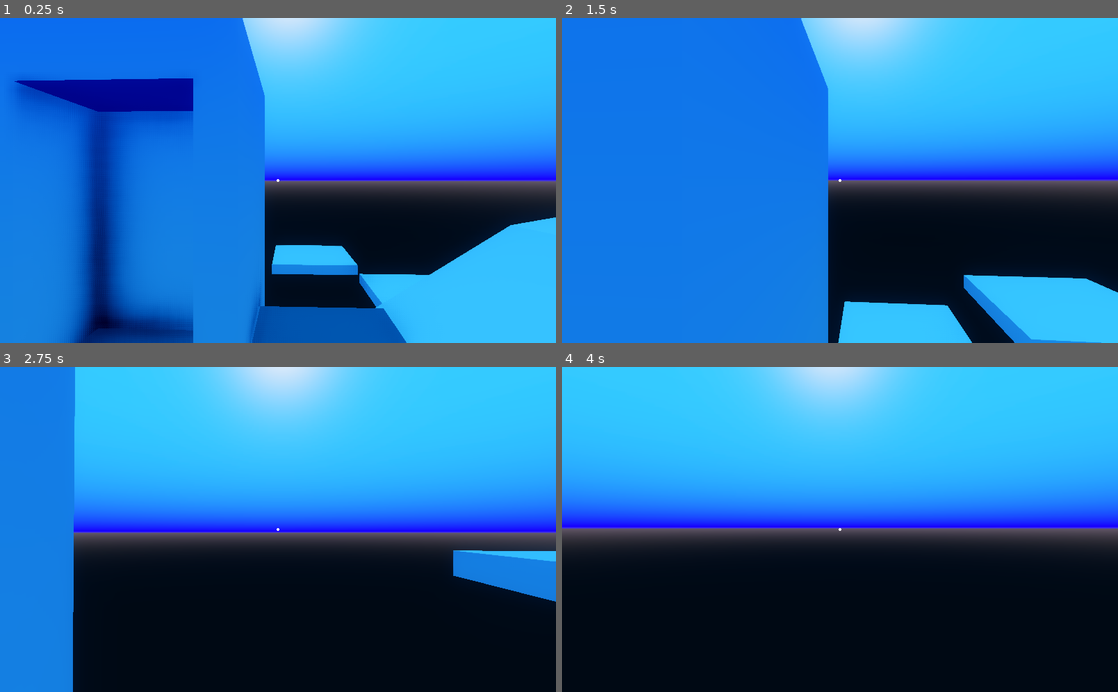
Above: before the commit, frames 1-4 (two rows, left to right).
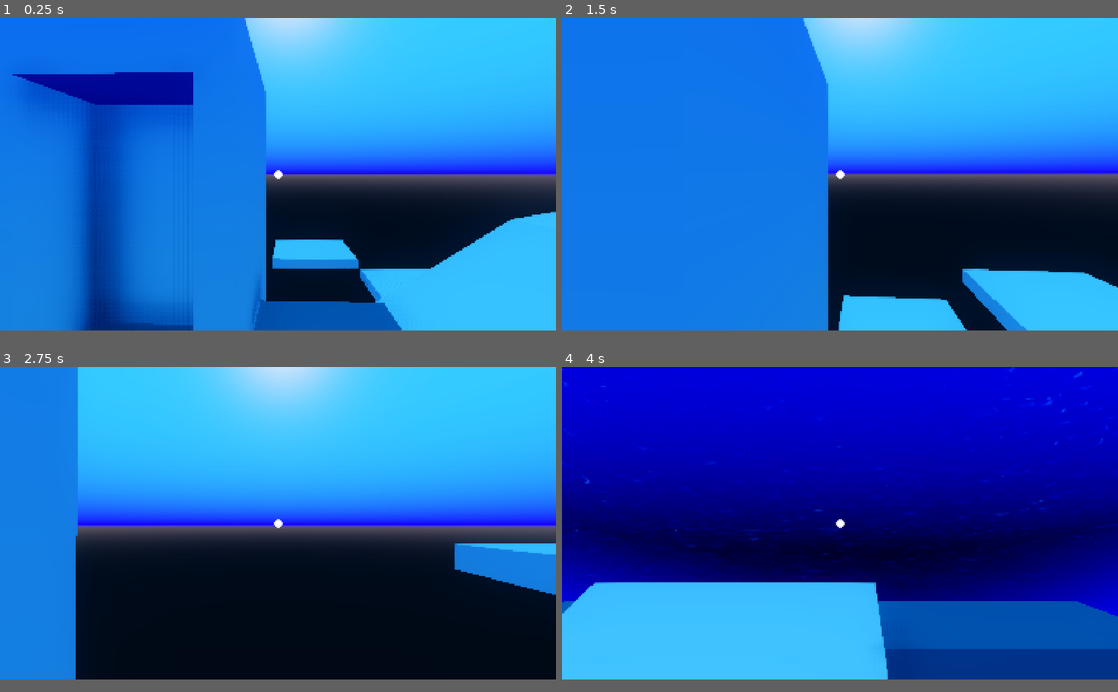
Above: after the commit, the same moments.

Repository: cosmoddd/godot-fps-test-2
Game: Godot game, scene res://Scenes/First Person Exploration.tscn
The game is run twice, just before and just after one commit, with the same random seed, the same clock (stepped at 60 frames per second) and the same inputs.
Inputs (mouse positions are in pixels of both pictures, inside the frame that each line leads up to):
- Up to frame 1 (0.25 s): no input
- Up to frame 2 (1.5 s): move the mouse to (867, 180) at 0.52 s; press the mouse at (867, 180) at 0.53 s; hold W (movement_forward) from 0.53 s (still down); tap Space (movement_jumpin) at 0.77 s; move the mouse to (812, 180) at 1.27 s; release the mouse at (812, 180) at 1.28 s; click (812, 180) at 1.35 s
- Up to frame 3 (2.75 s): keep holding W (movement_forward); tap Space (movement_jumpin) at 1.52 s; move the mouse to (289, 523) at 2.02 s; press the mouse at (289, 523) at 2.03 s
- Up to frame 4 (4 s): keep holding W (movement_forward); move the mouse to (834, 536) at 2.77 s; release the mouse at (834, 536) at 2.78 s; click (834, 536) at 2.85 s; tap Space (movement_jumpin) at 3.02, 3.77 s; tap Enter at 3.5 s; move the mouse to (878, 532) at 3.52 s; press the mouse at (878, 532) at 3.53 s
In our replay, the window is 800x468 before the commit and 800x450 after it. These sizes can differ from the game's own. Grey fills any space a smaller window leaves; there, only what the larger window draws over its background counts as a difference.

The runs differ from the first frame. In frame 1, 11% of the frame differs, in the area x 0-100%, y 0-100%; in frame 2, 7.1%; in frame 3, 9.6%; in frame 4, 95%, in the area x 0-100%, y 0-97%.
Error after the commit: Invalid get index 'translation' (on base: 'Nil'). (res://Scripts/Player.gd:84)

Commit message:
subtle changes

Diff:
--- a/Scenes/First Person Exploration.tscn
+++ b/Scenes/First Person Exploration.tscn
@@ -112,6 +112,17 @@
 "_edit_lock_": true
 }
 
+[node name="PlayerDude" parent="." instance=ExtResource( 2 )]
+transform = Transform( -0.99921, 1.26128e-05, -0.039749, 9.01744e-06, 1, 9.087e-05, 0.039749, 9.04411e-05, -0.99921, 7.18996, 3.83133, 1.02864 )
+collision/safe_margin = 0.5
+GRAVITY = -29.4
+GRAVITYMAX = -29
+MAX_SLOPE_ANGLE = 50
+MAX_SPEED = 5
+DEACCELFAST = 80
+jumpSpeed = 10
+MOUSE_SENSITIVITY = 0.12
+
 [node name="OmniLight" type="OmniLight" parent="."]
 transform = Transform( 1, 0, 0, 0, 1, 0, 0, 0, 1, 7.80666, 2.26315, 0 )
 visible = false
@@ -406,15 +417,6 @@
 
 [node name="Point B" type="Spatial" parent="Elevator2"]
 transform = Transform( 1, 0, 0, 0, 1, 0, 0, 0, 1, 13.4709, 3.11803, -12.5377 )
-
-[node name="PlayerDude" parent="." instance=ExtResource( 2 )]
-transform = Transform( -0.99921, 1.26128e-05, -0.039749, 9.01744e-06, 1, 9.087e-05, 0.039749, 9.04411e-05, -0.99921, 7.18996, 3.83133, 1.02864 )
-collision/safe_margin = 0.5
-GRAVITY = -29.4
-MAX_SLOPE_ANGLE = 50
-MAX_SPEED = 5
-DEACCELFAST = 40
-jumpSpeed = 10
 [connection signal="body_entered" from="Respawn" to="Respawn" method="_on_Respawn_body_entered"]
 [connection signal="body_entered" from="Level Load" to="Level Load" method="_on_Area_body_entered"]
 [connection signal="body_exited" from="Level Load" to="Level Load" method="_on_Area_body_exited"]
--- a/Scripts/Player.gd
+++ b/Scripts/Player.gd
@@ -2,7 +2,8 @@
 #Variables
 
 export var GRAVITY = -9.8*3
-
+export var GRAVITYMAX = 100
+var GRAVITY_INIT
 export var MAX_SLOPE_ANGLE = 45
 export var MAX_SPEED = 6
 export var DEACCEL = 10
@@ -15,7 +16,7 @@
 var camera
 var rotation_helper
 
-var MOUSE_SENSITIVITY = 0.05
+export var MOUSE_SENSITIVITY = 0.05
 var buttonPressed
 var inputDir = Vector3()
 var testFloat = 0
@@ -27,11 +28,13 @@
 var platformTranslation
 var pTransPrev
 var platformName
+var floor_angle = 0.0
 
 func _ready():
 	camera = $rotation_helper/Camera
 	rotation_helper = $rotation_helper
 	DEACCELINIT = DEACCEL
+	GRAVITY_INIT = GRAVITY
 	Input.set_mouse_mode(Input.MOUSE_MODE_HIDDEN)
 	Input.set_mouse_mode(Input.MOUSE_MODE_CAPTURED)
 	root = get_owner()
@@ -40,20 +43,19 @@
 func _physics_process(delta):
 
 	if (keypressed):
-		# MIGHT REPLACE W TWEEN
 		currentSpeed = lerp(currentSpeed, MAX_SPEED, delta*10)
 	if (!keypressed):
-		# MMM... TWEENING...
 		currentSpeed = lerp(currentSpeed, 0, delta*DEACCEL)
 
-	if (is_on_floor() and GRAVITY != (-9.8*3)):
+	if (is_on_floor() and GRAVITY != GRAVITY_INIT) and jumping:
 		print("back on floor, gravity set")
 		jumping = false
-		GRAVITY = -9.8*3
+		GRAVITY = GRAVITY_INIT
+
 
 	if ($playerfeet.is_colliding()):
 		var n = $playerfeet.get_collision_normal()
-		var floor_angle = rad2deg(acos(n.dot(Vector3(0,1,0))))
+		floor_angle = rad2deg(acos(n.dot(Vector3(0,1,0))))
 #		print(floor_angle)
 		if (floor_angle > 20):
 			DEACCEL = DEACCELFAST
@@ -62,8 +64,7 @@
 
 		## PLATFORM PHYSICS
 		## MOVING FROM REST TO PLATFORM
-
-		if ($playerfeet.get_collider().get_parent().is_in_group("platform")) and !onPlatform:
+		if ($playerfeet.get_collider().get_parent().is_in_group("platform")) and !onPlatform and velocity.y <-.1:
 			platformName = $playerfeet.get_collider().get_parent().name
 			print("Landed on "+ platformName)
 			jumping = false
@@ -74,7 +75,6 @@
 			onPlatform = true
 
 		## MOVING FROM PLATFORM TO PLATFORM
-
 		if ($playerfeet.get_collider().get_parent().is_in_group("platform")) and platformName != $playerfeet.get_collider().get_parent().name:
 			pTransPrev = platformTranslation
 			platformName = $playerfeet.get_collider().get_parent().name
@@ -113,8 +113,6 @@
 
 func get_input(delta):
 
-
-
 	if Input.is_action_just_pressed("movement_jumpin") and is_on_floor():
 		print("jumpin")
 		jumping = true
@@ -134,10 +132,13 @@
 		inputDir -= global_transform.basis.x
 		keypressed = true
 
+	get_global_transform().basis
+
 	if (!Input.is_action_pressed("movement_forward") and
 		!Input.is_action_pressed("movement_backward") and
 		!Input.is_action_pressed("movement_left") and
 		!Input.is_action_pressed("movement_right")):
+
 			keypressed = false
 
 	inputDir = inputDir.normalized()
--- a/project.godot
+++ b/project.godot
@@ -20,9 +20,17 @@
 
 [application]
 
-config/name="3d fpp new experiments"
+config/name="3d FPS Experiment"
 run/main_scene="res://Scenes/First Person Exploration.tscn"
 config/icon="res://icons/2019-11-06 21_43_41-Godot Engine - 3d fpp new experiments - First Person Exploration.tscn.png"
+
+[display]
+
+window/size/width=1080
+window/size/height=608
+window/stretch/mode="viewport"
+window/stretch/aspect="keep"
+window/stretch/shrink=3.0
 
 [input]
 
